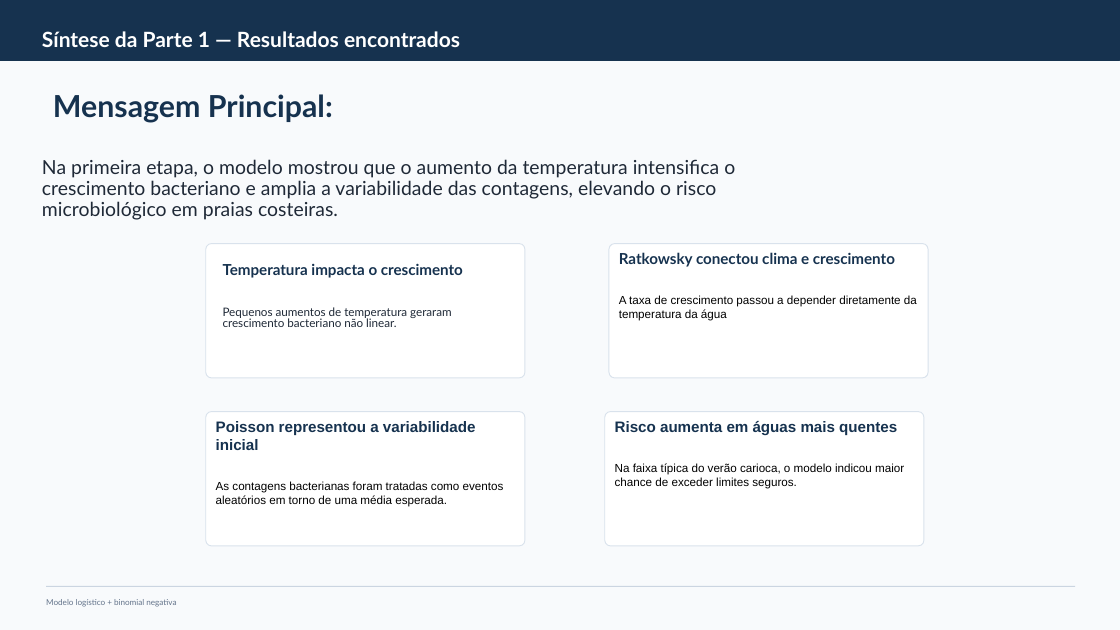
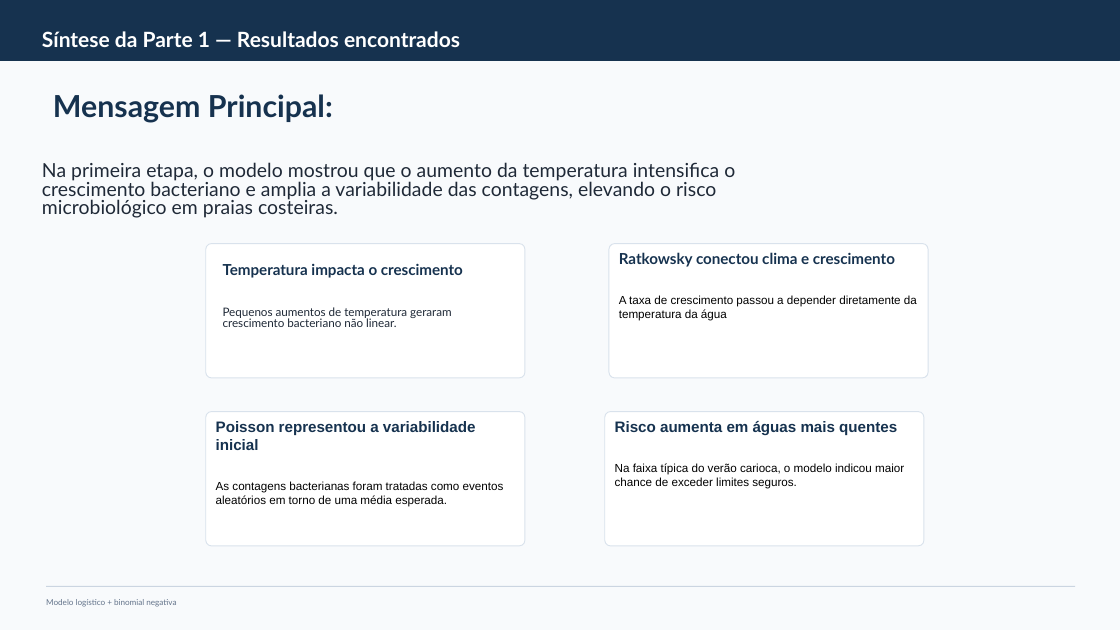
Before and after one commit to BrunoCavalli/trabalho-de-epidemiologia, a slide deck: slide 2 of parte_2_modelo_logistico_binomial_negativa.pptx. Drawn at 1120x630 pixels with LibreOffice and Linux fonts; fonts in the diff are those of the drawing. Boxes give left, top, right and bottom in pixels: in the first picture for what was removed or moved away, otherwise in the second. Text is boxed around its words. In the diff, an @@ line names an element or a change of style, - is before the commit and + after.

```diff
--- a/parte_2_modelo_logistico_binomial_negativa.pptx
+++ b/parte_2_modelo_logistico_binomial_negativa.pptx
@@ text "Na primeira etapa, o modelo ..." at box(42, 162, 735, 218): line spacing 0.9 to 0.8 @@
```
Also in this commit, not shown: 3 other slides changed, 2 slides added.
